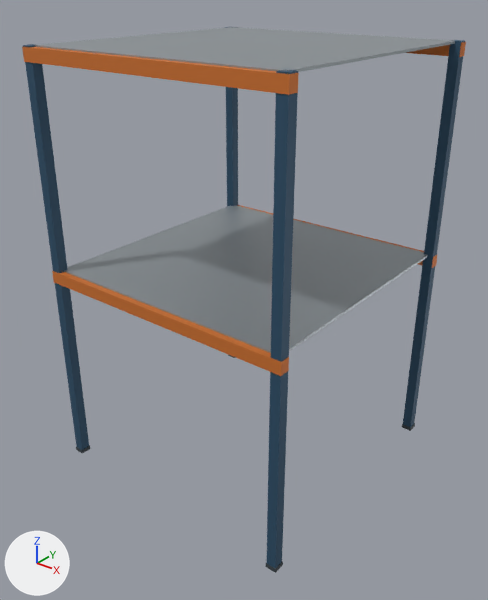
Renders of the glTF model public/models/ceram-mp5/storage-rack.glb from each side of a commit.
The view is the same before and after, from a 50 mm camera at (3.52, -4.5, 4.35) aimed at (0.04, -0.14, 1.65). Every picture has the same lights, and +X, +Y and +Z are marked at lower left. The older version comes first.

Names of what the first picture shows: 'rack-beam-1--1205', 'rack-beam-1-1205', 'rack-beam-2--1205', 'rack-beam-2-1205', 'rack-upright--1200--1200', 'rack-upright--1200-1200', 'rack-upright-1200--1200', 'rack-upright-1200-1200', 'storage-deck-1', 'storage-deck-2' and 3 more.
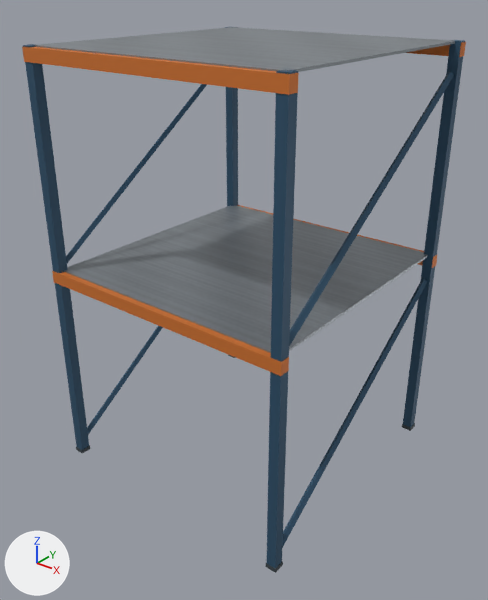
Location of each change, (x1, y1, x2, y2) in pixels of the pictures (488 x 600 px):
'storage-deck-1', surface changed, recoloured: (65, 205, 428, 353) in both
'storage-deck-2', surface changed, recoloured: (39, 27, 455, 72) in both
'rack-diagonal-brace.003', added: after (289, 71, 454, 346)
'rack-diagonal-brace.002', added: after (282, 279, 427, 548)
'rack-diagonal-brace.001', added (mostly hidden): after (66, 84, 207, 263)
'rack-diagonal-brace', added (mostly hidden): after (87, 326, 163, 435)

Edits to the bpy script that builds the scene:
```text
Add img_image_0:
    img_image_0 = load_image('Image_0', '_unpacked/Image_0', 128, 128, 'sRGB')
Change mat_rackdeck:
    where n0 = _N.new('ShaderNodeBsdfPrincipled'); n0.name = 'Principled BSDF'
    remove n0.inputs[0].default_value = (0.376, 0.418, 0.445, 1.0)  # 'Base Color', grey #a5adb2
    add n2 = _N.new('ShaderNodeMix'); n2.name = 'Mix'
    add n2.data_type = 'RGBA'
    add n2.blend_type = 'MULTIPLY'
    add n2.inputs[0].default_value = 1.0  # 'Factor'
    add n2.inputs[7].default_value = (0.376, 0.418, 0.445, 1.0)  # 'B', grey #a5adb2
    add n3 = _N.new('ShaderNodeTexImage'); n3.name = 'Image Texture'
    add n3.image = img_image_0
    add _L.new(n2.outputs[2], n0.inputs[0])  # 'Result' to 'Base Color'
    add _L.new(n3.outputs[0], n2.inputs[6])  # 'Color' to 'A'
Change me_mesh_3:
    where me_mesh_3.from_pydata(...)  # 8 vertices, 12 faces; spans x -0.5..0.5, y -0.5..0.5, z -0.5..0.5
    remove me_mesh_3.materials.append(mat_rackdeck)  # grey #a5adb2
    add me_mesh_3.materials.append(mat_rackbeam)  # orange #d87932
Add me_mesh_4:
    me_mesh_4.from_pydata(...)  # a box spanning x -0.5..0.5, y -0.5..0.5, z -0.5..0.5
    me_mesh_4.materials.append(mat_rackdeck)
Change ob_rack_beam_1__1205:
    ob_rack_beam_1__1205: bpy.data.objects.new('rack-beam-1--1205', me_mesh_2) -> bpy.data.objects.new('rack-beam-1--1205', me_mesh_3)
Change ob_storage_deck_1:
    ob_storage_deck_1: bpy.data.objects.new('storage-deck-1', me_mesh_3) -> bpy.data.objects.new('storage-deck-1', me_mesh_4)
Change ob_rack_beam_2__1205:
    ob_rack_beam_2__1205: bpy.data.objects.new('rack-beam-2--1205', me_mesh_2) -> bpy.data.objects.new('rack-beam-2--1205', me_mesh_3)
Change ob_storage_deck_2:
    ob_storage_deck_2: bpy.data.objects.new('storage-deck-2', me_mesh_3) -> bpy.data.objects.new('storage-deck-2', me_mesh_4)
Add ob_rack_diagonal_brace_003:
    ob_rack_diagonal_brace_003 = bpy.data.objects.new('rack-diagonal-brace.003', me_mesh_0)
    ob_rack_diagonal_brace_003.parent = ob_node_0
    ob_rack_diagonal_brace_003.location = (1.2, 0.0, 2.812)
    ob_rack_diagonal_brace_003.rotation_euler = (-0.6, -0.6, 1.571)  # degrees (-34, -34, 90)
    ob_rack_diagonal_brace_003.scale = (2.77, 0.035, 0.045)
Add ob_rack_diagonal_brace_002:
    ob_rack_diagonal_brace_002 = bpy.data.objects.new('rack-diagonal-brace.002', me_mesh_0)
    ob_rack_diagonal_brace_002.parent = ob_node_0
    ob_rack_diagonal_brace_002.location = (1.2, 0.0, 0.943)
    ob_rack_diagonal_brace_002.rotation_euler = (-0.6, -0.6, 1.571)  # degrees (-34, -34, 90)
    ob_rack_diagonal_brace_002.scale = (2.77, 0.035, 0.045)
Add ob_rack_diagonal_brace_001:
    ob_rack_diagonal_brace_001 = bpy.data.objects.new('rack-diagonal-brace.001', me_mesh_0)
    ob_rack_diagonal_brace_001.parent = ob_node_0
    ob_rack_diagonal_brace_001.location = (-1.2, 0.0, 2.812)
    ob_rack_diagonal_brace_001.rotation_euler = (-0.6, -0.6, 1.571)  # degrees (-34, -34, 90)
    ob_rack_diagonal_brace_001.scale = (2.77, 0.035, 0.045)
Add ob_rack_diagonal_brace:
    ob_rack_diagonal_brace = bpy.data.objects.new('rack-diagonal-brace', me_mesh_0)
    ob_rack_diagonal_brace.parent = ob_node_0
    ob_rack_diagonal_brace.location = (-1.2, 0.0, 0.943)
    ob_rack_diagonal_brace.rotation_euler = (-0.6, -0.6, 1.571)  # degrees (-34, -34, 90)
    ob_rack_diagonal_brace.scale = (2.77, 0.035, 0.045)
```
